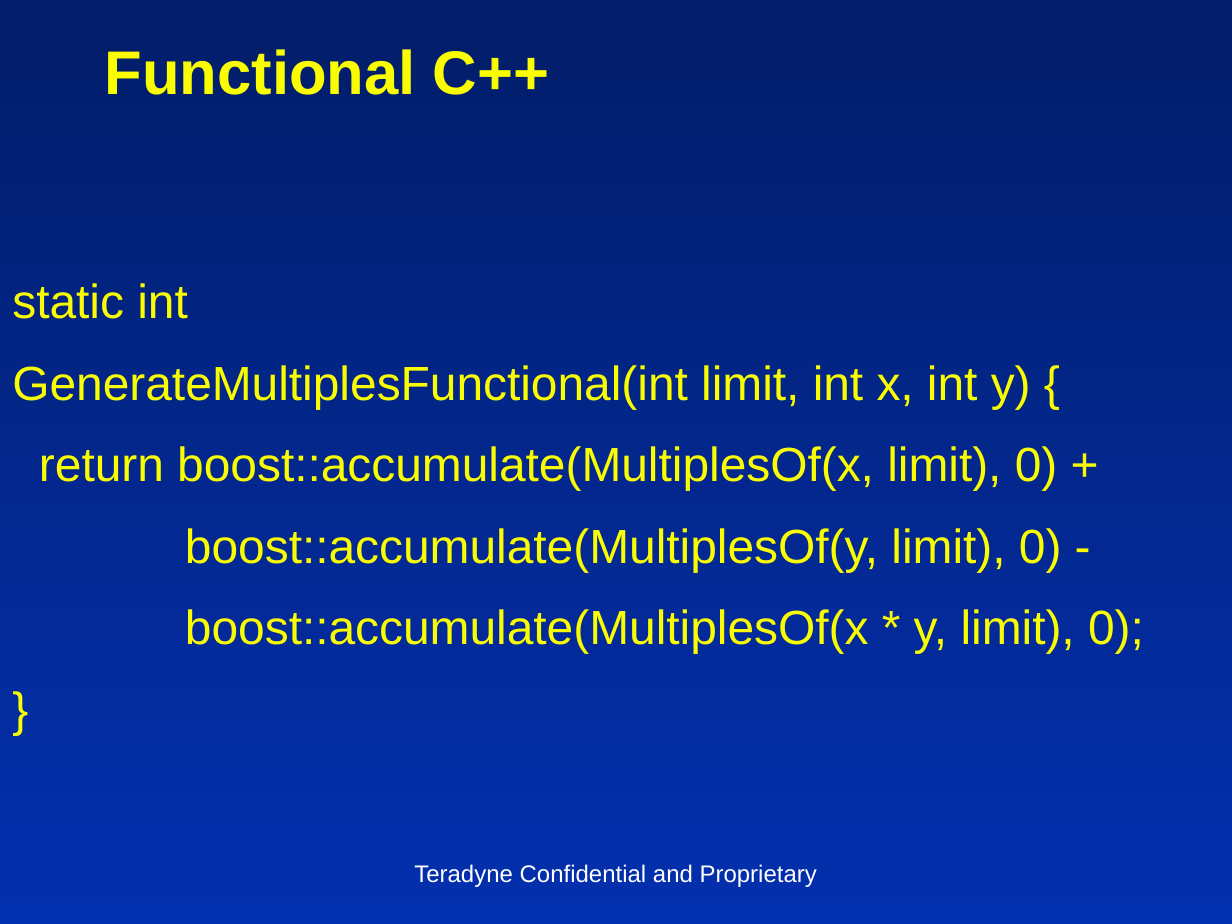
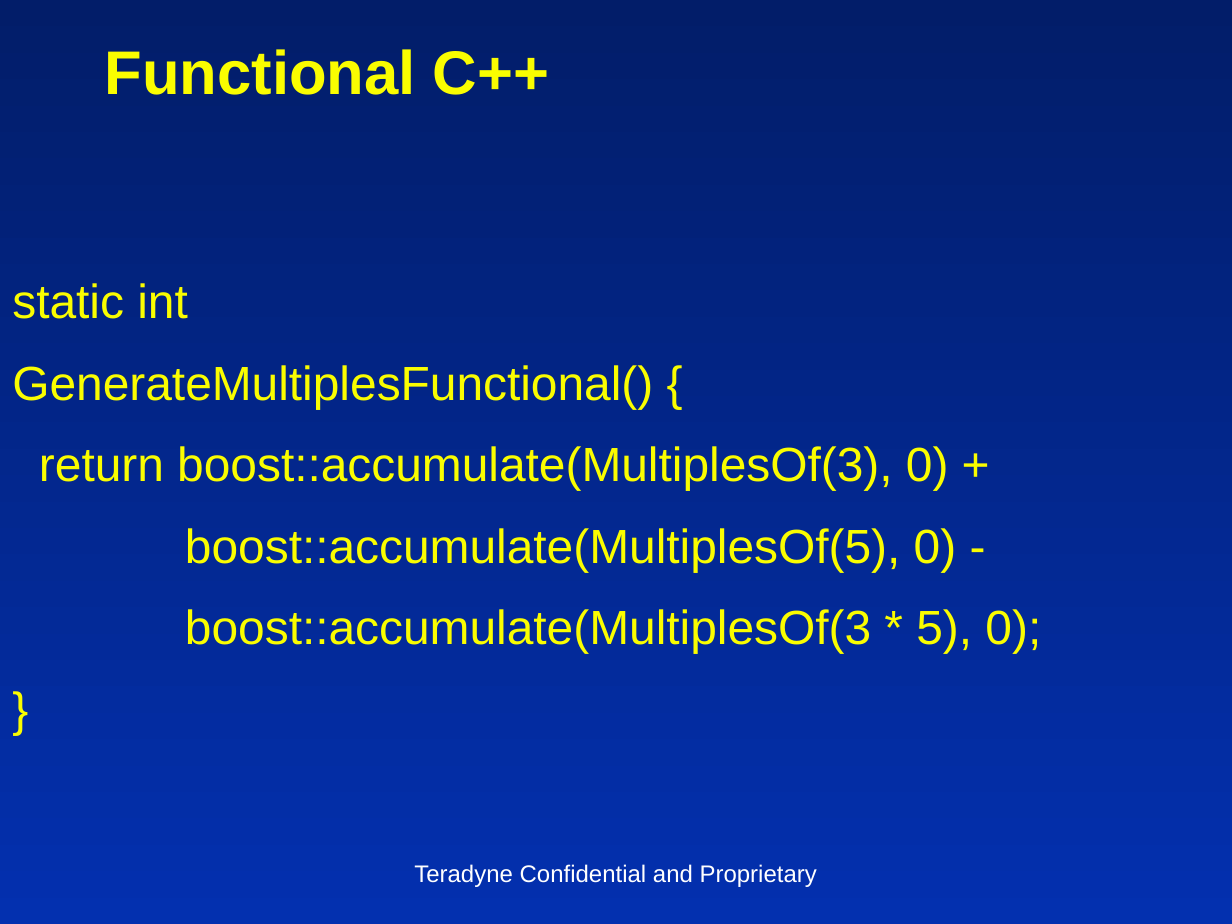
Before and after one commit to insideoutclub/Euler, a slide deck: slide 21 of FiveEasyPieces1.pptx (slide 22 before the commit). Drawn at 1232x924 pixels with LibreOffice and Linux fonts; fonts in the diff are those of the drawing. Boxes give left, top, right and bottom in pixels: in the first picture for what was removed or moved away, otherwise in the second. Text is boxed around its words. In the diff, an @@ line names an element or a change of style, - is before the commit and + after.

```diff
--- a/FiveEasyPieces1.pptx
+++ b/FiveEasyPieces1.pptx
@@ text at (x1=12, y1=365, x2=1041, y2=654): text changed @@
-GenerateMultiplesFunctional(int limit, int x, int y) {
-return boost::accumulate(MultiplesOf(x, limit), 0) +
-boost::accumulate(MultiplesOf(y, limit), 0) -
-boost::accumulate(MultiplesOf(x * y, limit), 0);
+GenerateMultiplesFunctional() {
+return boost::accumulate(MultiplesOf(3), 0) +
+boost::accumulate(MultiplesOf(5), 0) -
+boost::accumulate(MultiplesOf(3 * 5), 0);
```
Also in this commit, not shown: 17 other slides changed, 1 slide removed, 2 other files.
